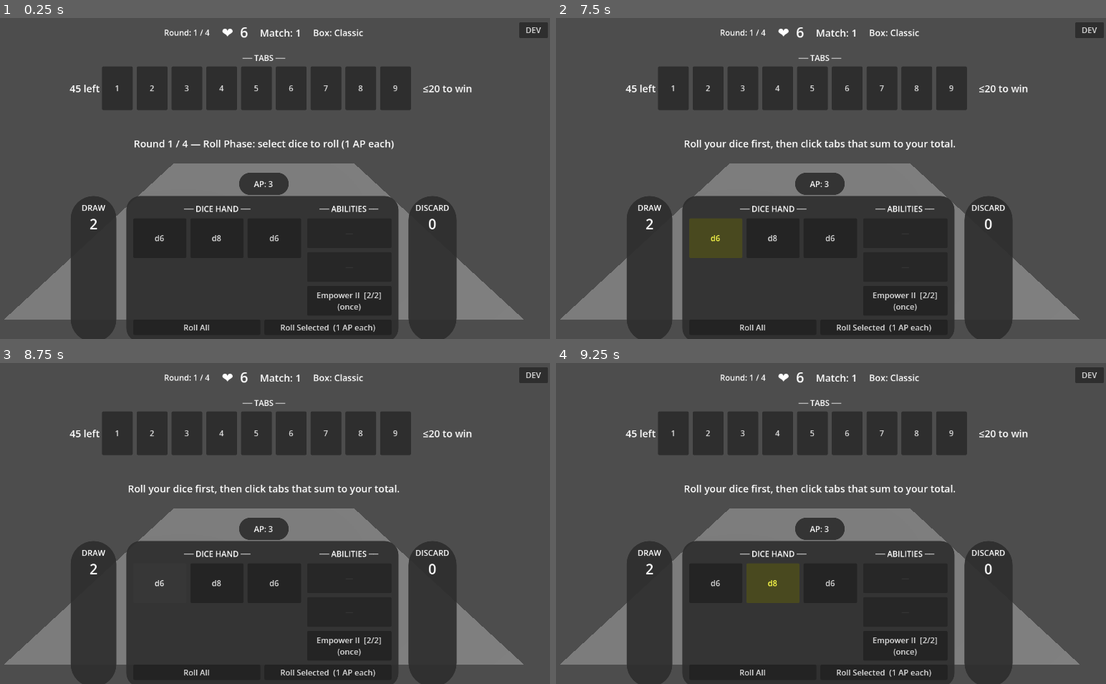
Above: before the commit, frames 1-4 (two rows, left to right).
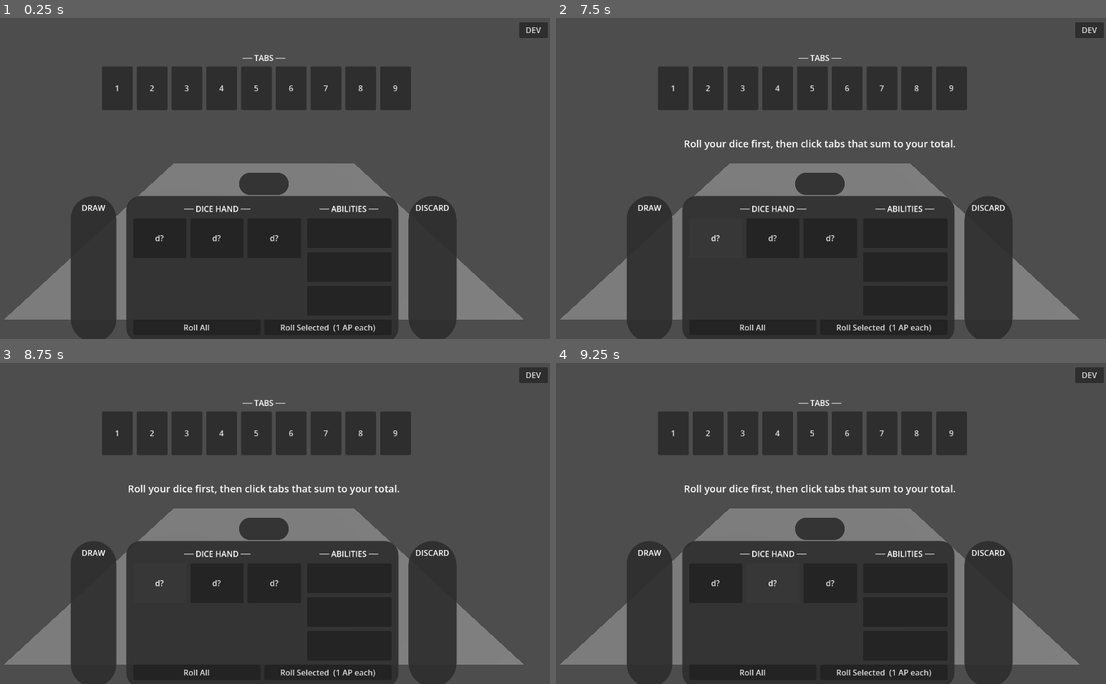
Above: after the commit, the same moments.

Repository: caleb-the-dev/SealTheBox
Game: Godot game, scene res://scenes/match/match.tscn
Two runs of this game, one before a commit and one after it. Both use one fixed random seed, a clock stepped at 60 frames per second and the inputs below.
Inputs (mouse positions are in pixels of both pictures, inside the frame that each line leads up to):
- Up to frame 1 (0.25 s): no input
- Up to frame 2 (7.5 s): click "1" at 0.5 s; click "2" at 1.25 s; click "3" at 2 s; click "4" at 2.75 s; click "5" at 3.5 s; click "6" at 4.25 s; click "7" at 5 s; click "8" at 5.75 s; click "9" at 6.5 s; click (715, 239) at 7.25 s, where only the run before the commit has a clickable "d6"
- Up to frame 3 (8.75 s): click (159, 584) at 8 s, where only the run after the commit has a clickable "d?"
- Up to frame 4 (9.25 s): click (770, 584) at 8.75 s, where only the run before the commit has a clickable "d8"

The runs differ from the first frame. In frame 1, 1.3% of the frame differs, in the area x 12-86%, y 2-92%; in frame 2, 0.8%; in frame 3, 0.8%; in frame 4, 0.8%.
Error after the commit: Invalid assignment of property or key 'ap' with value of type 'int' on a base object of type 'Node (game_state.gd)'. (res://scripts/match/round_manager.gd:39)

Commit message:
feat: remove AP system — drop ap var, spend_ap(), ap_cost field and CSV column
Co-Authored-By: Claude Sonnet 4.6 <noreply@anthropic.com>

Diff:
--- a/seal-the-box/data/abilities.csv
+++ b/seal-the-box/data/abilities.csv
@@ -1,16 +1,16 @@
-id,flavor_name,type,traits,cooldown,ap_cost,description,charges
-reroll_die,Reroll,Ethereal,Repeatable,0,0,Reroll any one die — discard its current value and roll it again within its face range.,2
-greater_1,Empower,Mundane,,0,0,Add 1 to any rolled die's value. Cannot exceed the die's maximum face.,3
-lesser_1,Weaken,Cosmic,,0,0,Subtract 1 from any rolled die's value. Cannot go below 1.,3
-greater_2,Empower II,Mundane,,0,0,Add 2 to any rolled die's value. Cannot exceed the die's maximum face.,2
-lesser_2,Weaken II,Cosmic,,0,0,Subtract 2 from any rolled die's value. Cannot go below 1.,2
-reroll_all,Reroll All,Ethereal,,0,0,Reroll every die in hand — each die discards its current value and rolls again.,1
-roll_d4,Mundane Card,Mundane,,0,1,Roll 1 mundane d4,1
-lesser_greater_1,Mundane Card,Mundane,,0,2,Apply lesser 1 or greater 1 to any die,1
-cosmic_coin,Cosmic Card,Cosmic,,0,1,Flip a cosmic coin (1d2),1
-lesser_2_cosmic,Cosmic Card,Cosmic,Preroll,0,1,Apply lesser 2 to any 1 cosmic die,1
-roll_d20,Diabolic Card,Diabolic,,0,2,Roll 1 diabolic d20,1
-greater_2_diabolic,Diabolic Card,Diabolic,,1,2,Apply greater 2 to any 1 diabolic die,1
-x2_diabolic,Diabolic Card,Diabolic,Preroll,1,1,Apply x2 to any 1 diabolic die,1
-greater_1_diabolic,Diabolic Card,Diabolic,,0,1,Apply greater 1 to any 1 diabolic die,1
-put_down_highest,Diabolic Card,Diabolic,Non-Final,0,2,Put down the highest tab,1
+id,flavor_name,type,traits,cooldown,description,charges
+reroll_die,Reroll,Ethereal,Repeatable,0,Reroll any one die — discard its current value and roll it again within its face range.,2
+greater_1,Empower,Mundane,,0,Add 1 to any rolled die's value. Cannot exceed the die's maximum face.,3
+lesser_1,Weaken,Cosmic,,0,Subtract 1 from any rolled die's value. Cannot go below 1.,3
+greater_2,Empower II,Mundane,,0,Add 2 to any rolled die's value. Cannot exceed the die's maximum face.,2
+lesser_2,Weaken II,Cosmic,,0,Subtract 2 from any rolled die's value. Cannot go below 1.,2
+reroll_all,Reroll All,Ethereal,,0,Reroll every die in hand — each die discards its current value and rolls again.,1
+roll_d4,Mundane Card,Mundane,,0,Roll 1 mundane d4,1
+lesser_greater_1,Mundane Card,Mundane,,0,Apply lesser 1 or greater 1 to any die,1
+cosmic_coin,Cosmic Card,Cosmic,,0,Flip a cosmic coin (1d2),1
+lesser_2_cosmic,Cosmic Card,Cosmic,Preroll,0,Apply lesser 2 to any 1 cosmic die,1
+roll_d20,Diabolic Card,Diabolic,,0,Roll 1 diabolic d20,1
+greater_2_diabolic,Diabolic Card,Diabolic,,1,Apply greater 2 to any 1 diabolic die,1
+x2_diabolic,Diabolic Card,Diabolic,Preroll,1,Apply x2 to any 1 diabolic die,1
+greater_1_diabolic,Diabolic Card,Diabolic,,0,Apply greater 1 to any 1 diabolic die,1
+put_down_highest,Diabolic Card,Diabolic,Non-Final,0,Put down the highest tab,1
--- a/seal-the-box/resources/ability_data.gd
+++ b/seal-the-box/resources/ability_data.gd
@@ -6,7 +6,6 @@
 @export var type: String = ""
 @export var traits: Array[String] = []
 @export var cooldown: int = 0
-@export var ap_cost: int = 1
 @export var description: String = ""
 @export var charges: int = 1
 @export var max_charges: int = 1
--- a/seal-the-box/scripts/globals/ability_library.gd
+++ b/seal-the-box/scripts/globals/ability_library.gd
@@ -13,10 +13,10 @@
 	file.get_csv_line()  # skip header row
 	while not file.eof_reached():
 		var row = file.get_csv_line()
-		if row.size() < 7 or row[0].strip_edges().is_empty():
+		if row.size() < 6 or row[0].strip_edges().is_empty():
 			continue
-		if not row[4].is_valid_int() or not row[5].is_valid_int():
-			push_warning("AbilityLibrary: skipping malformed row (non-integer cost/cooldown): %s" % row[0])
+		if not row[4].is_valid_int():
+			push_warning("AbilityLibrary: skipping malformed row (non-integer cooldown): %s" % row[0])
 			continue
 		var data = AbilityData.new()
 		data.id = row[0].strip_edges()
@@ -28,9 +28,8 @@
 			for t in traits_raw.split(",", false):
 				data.traits.append(t.strip_edges())
 		data.cooldown = row[4].to_int()
-		data.ap_cost = row[5].to_int()
-		data.description = row[6].strip_edges()
-		data.charges = max(1, row[7].to_int()) if row.size() > 7 and row[7].strip_edges().is_valid_int() else 1
+		data.description = row[5].strip_edges()
+		data.charges = max(1, row[6].to_int()) if row.size() > 6 and row[6].strip_edges().is_valid_int() else 1
 		data.max_charges = data.charges
 		_abilities[data.id] = data
 	file.close()
--- a/seal-the-box/scripts/globals/game_state.gd
+++ b/seal-the-box/scripts/globals/game_state.gd
@@ -3,7 +3,6 @@
 const ABILITY_POOL_IDS: Array[String] = ["reroll_die", "greater_1", "lesser_1", "greater_2", "lesser_2", "reroll_all"]
 
 var hp: int = 6
-var ap: int = 3
 var round: int = 0
 var round_limit: int = 3
 var win_threshold: int = 13
@@ -20,18 +19,11 @@
 	_setup_ability_hand()
 
 func reset_match() -> void:
-	ap = 3
 	round = 0
 	dice_hand = []
 	for die in dice_pool:
 		die.value = 0
 		die.rolled = false
-
-func spend_ap(amount: int) -> bool:
-	if ap < amount:
-		return false
-	ap -= amount
-	return true
 
 func reset_run_end() -> void:
 	reset_match()
